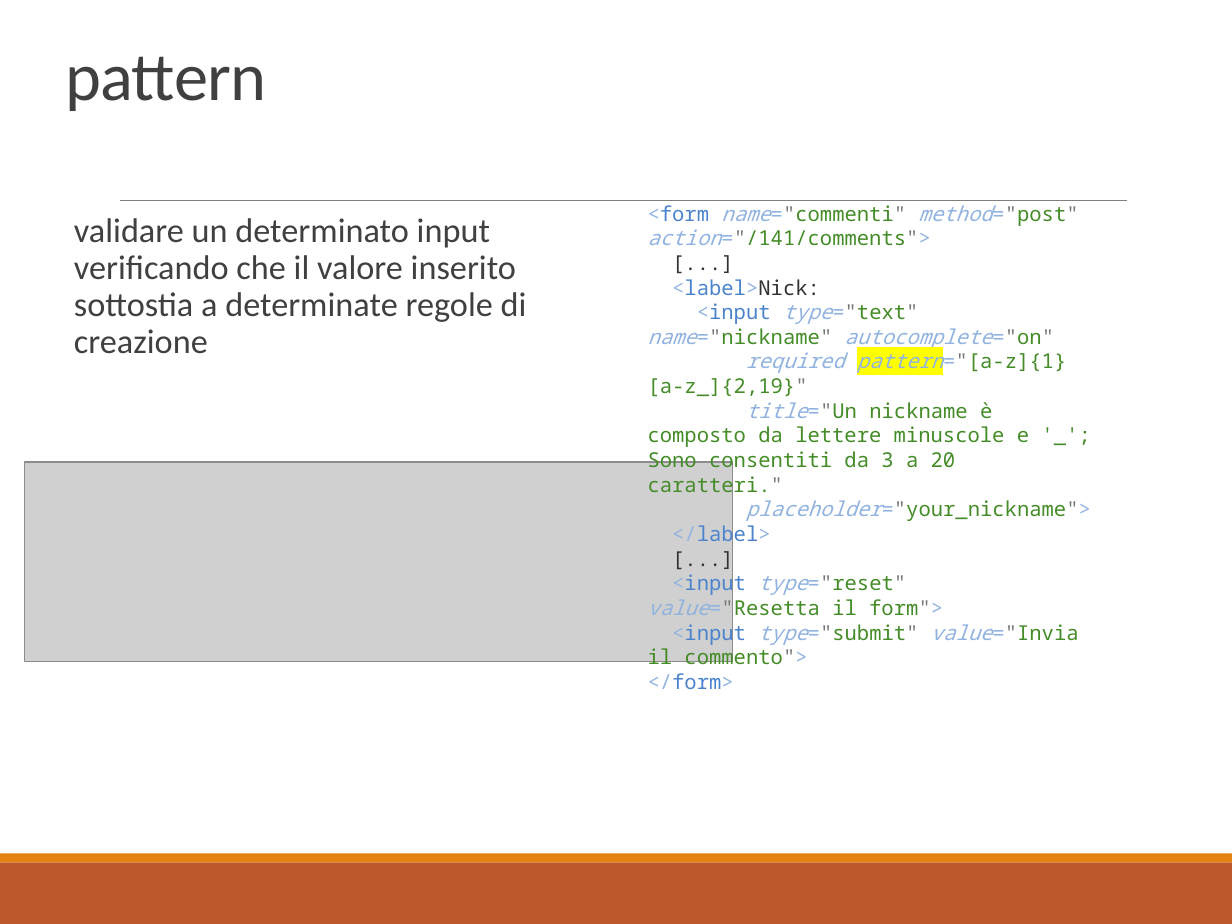
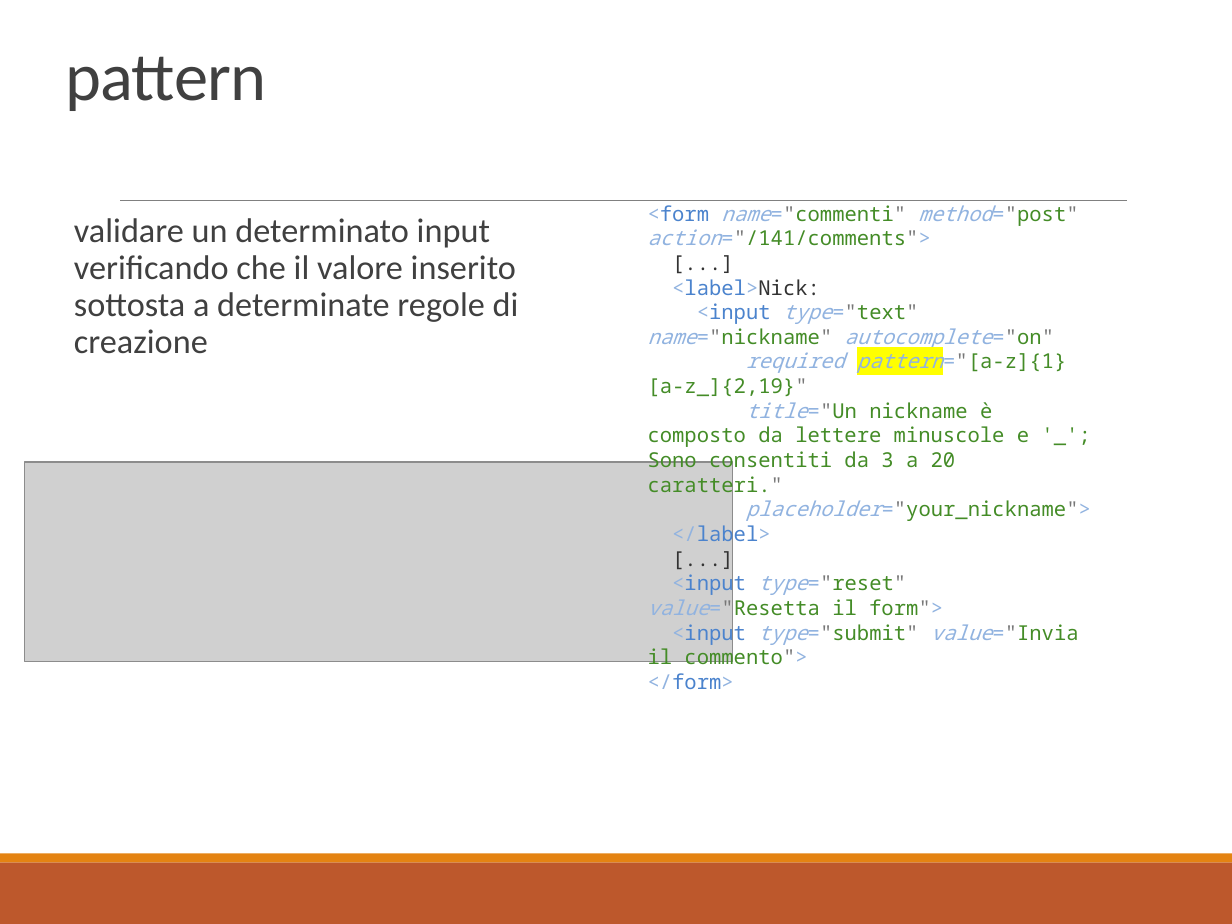
Before and after one commit to docentemaurocasadei/corso-fondamenti-web, a slide deck: slide 100 of dispense/HTML5.pptx. Drawn at 1232x924 pixels with LibreOffice and Linux fonts; fonts in the diff are those of the drawing; grey boxes stand for pictures. Boxes give left, top, right and bottom in pixels: in the first picture for what was removed or moved away, otherwise in the second. Text is boxed around its words. In the diff, an @@ line names an element or a change of style, - is before the commit and + after.

```diff
--- a/dispense/HTML5.pptx
+++ b/dispense/HTML5.pptx
@@ text at (74, 218, 519, 354): text changed @@
-  validare un determinato input verificando che il valore inserito sottostia a determinate regole di creazione
+  validare un determinato input verificando che il valore inserito sottosta a determinate regole di creazione
```
Also in this commit, not shown: 10 other slides changed.
